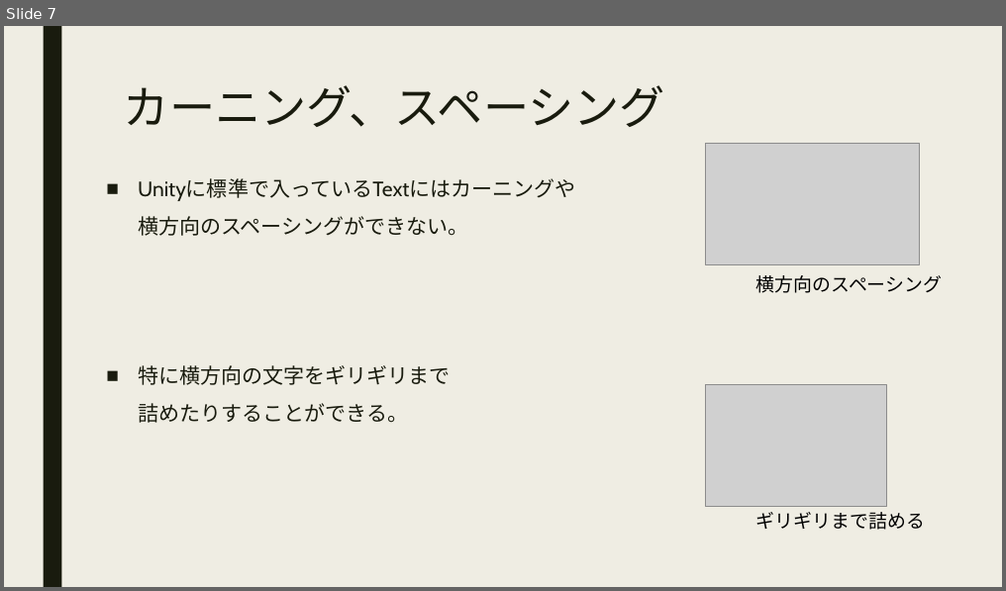
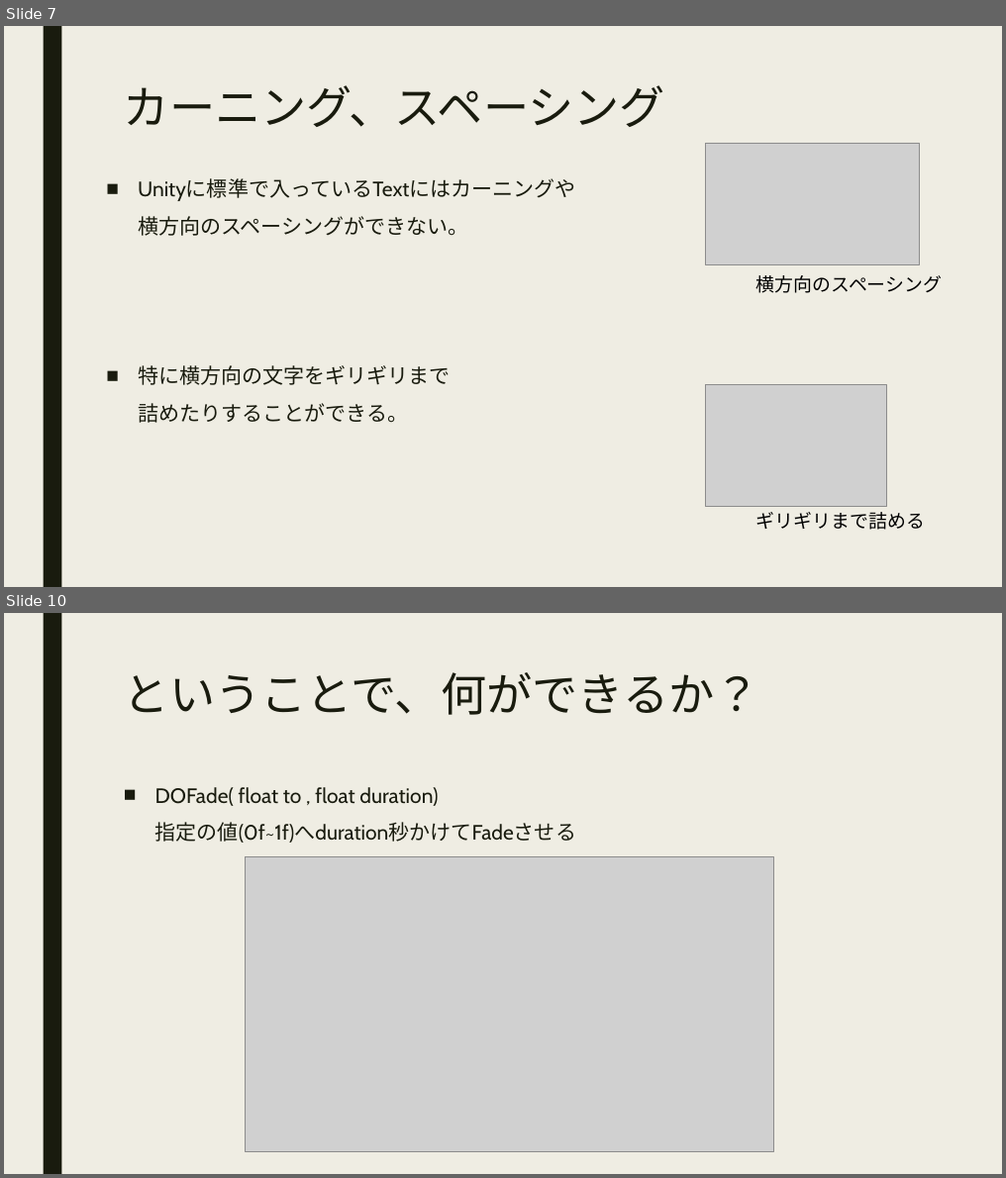
Before and after one commit to hopesnow/Study, a slide deck: RHStudy/Documents/TextMeshPro_r-hatase.pptx. Shown one above the other, each under a label of ours: slide 7 before the commit, slides 7 and 10 after it; the slides between them are not shown. The pictures are 1006x591 and 1006x1178 pixels, drawn with LibreOffice and Linux fonts; fonts in the diff are those of the drawing; grey boxes stand for pictures. Boxes give left, top, right and bottom in pixels: in the first picture for what was removed or moved away, otherwise in the second. Text is boxed around its words. In the diff, an @@ line names an element or a change of style, - is before the commit and + after.

```diff
--- a/RHStudy/Documents/TextMeshPro_r-hatase.pptx
+++ b/RHStudy/Documents/TextMeshPro_r-hatase.pptx
@@ slide 10 added at (x1=4, y1=613, x2=1002, y2=1174), background #EFEDE3; not listed: 1 template element that a slide beside it also shows @@
@@ title added at (x1=124, y1=672, x2=760, y2=715), 44 pt, text #191B0E @@
+ということで、何ができるか？
@@ text added at (x1=155, y1=787, x2=576, y2=843), 20 pt, text #191B0E @@
+■ DOFade( float to , float duration)
+  指定の値(0f~1f)へduration秒かけてFadeさせる
@@ picture added at (x1=245, y1=858, x2=773, y2=1152) @@
```
Also in this commit, not shown: 1 slide changed, 4 other slides added, 1 other file.
